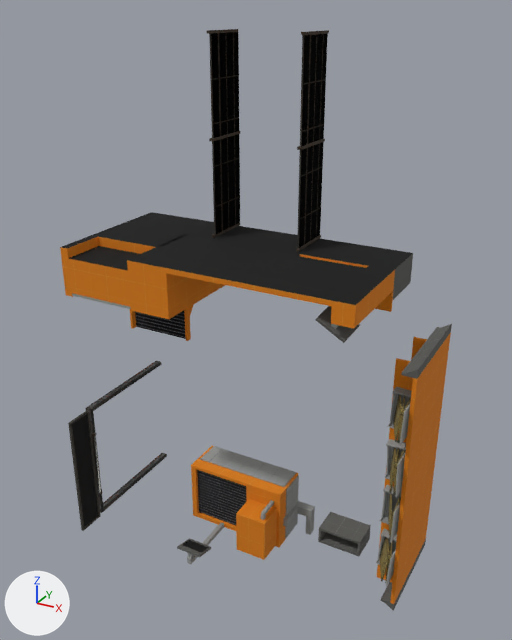
An edit to the OBJ model Assets/Models/Generated/office_props.vmf.obj, drawn before and after from the same camera.
The view is the same before and after, from a 50 mm camera at (343.0, -509.0, 217.0) aimed at (96.0, -60.0, -7.0). Arrows for +X, +Y and +Z are at lower left; the lights stay in place. Where no turn or scale is listed for an object, it has been applied to the vertices.

The older version as bpy lines, for what is in view:
```python
ob_2240 = bpy.data.objects.new('2240', me_2240)
ob_2240.location = (0.0, 0.0, 0.0)
ob_2243 = bpy.data.objects.new('2243', me_2243)
ob_2243.location = (0.0, 0.0, 0.0)
ob_2349 = bpy.data.objects.new('2349', me_2349)
ob_2349.location = (0.0, 0.0, 0.0)
ob_2585 = bpy.data.objects.new('2585', me_2585)
ob_2585.location = (0.0, 0.0, 0.0)
ob_2586 = bpy.data.objects.new('2586', me_2586)
ob_2586.location = (0.0, 0.0, 0.0)
ob_2588 = bpy.data.objects.new('2588', me_2588)
ob_2588.location = (0.0, 0.0, 0.0)
ob_2589 = bpy.data.objects.new('2589', me_2589)
ob_2589.location = (0.0, 0.0, 0.0)
ob_2598 = bpy.data.objects.new('2598', me_2598)
ob_2598.location = (0.0, 0.0, 0.0)
ob_322 = bpy.data.objects.new('322', me_322)
ob_322.location = (0.0, 0.0, 0.0)
# also in view: '2961' at (122.0, -22.0, 126.0); '82' at (38.0, -61.0, 28.0); '156' at (-8.0, -102.0, 26.0); '104' at (120.0, -113.0, 46.0); '2195' at (92.0, -39.0, -214.0)
```
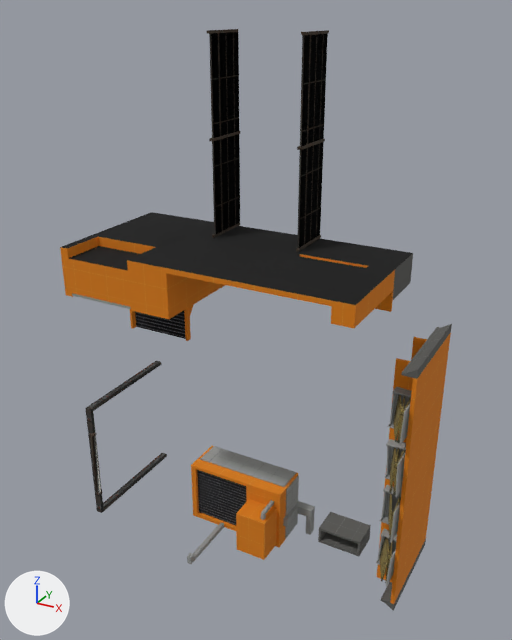
Changed parts and their boxes [x1, y1, x2, y2] in the pictures (512 x 640 px):
'2598', deleted (black)
    before: [72, 414, 98, 527]
'322', deleted (black)
    before: [316, 306, 360, 342]
'2588', deleted
    before: [68, 422, 85, 531]
'2589', deleted
    before: [87, 410, 101, 517]
'2240', deleted
    before: [177, 540, 211, 557]
    faces in mat_halflife_black (picture img_black_tga): [183, 540, 209, 553]
'2243', deleted
    before: [177, 544, 203, 556]
'2585', deleted
    before: [70, 411, 88, 424]

Edits to the bpy script that builds the scene:
```text
Remove ob_2240:
    ob_2240 = bpy.data.objects.new('2240', me_2240)
    ob_2240.location = (0.0, 0.0, 0.0)
Remove ob_2243:
    ob_2243 = bpy.data.objects.new('2243', me_2243)
    ob_2243.location = (0.0, 0.0, 0.0)
Remove ob_2585:
    ob_2585 = bpy.data.objects.new('2585', me_2585)
    ob_2585.location = (0.0, 0.0, 0.0)
Remove ob_2586:
    ob_2586 = bpy.data.objects.new('2586', me_2586)
    ob_2586.location = (0.0, 0.0, 0.0)
Remove ob_2588:
    ob_2588 = bpy.data.objects.new('2588', me_2588)
    ob_2588.location = (0.0, 0.0, 0.0)
Remove ob_2589:
    ob_2589 = bpy.data.objects.new('2589', me_2589)
    ob_2589.location = (0.0, 0.0, 0.0)
Remove ob_2598:
    ob_2598 = bpy.data.objects.new('2598', me_2598)
    ob_2598.location = (0.0, 0.0, 0.0)
Remove ob_322:
    ob_322 = bpy.data.objects.new('322', me_322)
    ob_322.location = (0.0, 0.0, 0.0)
```
